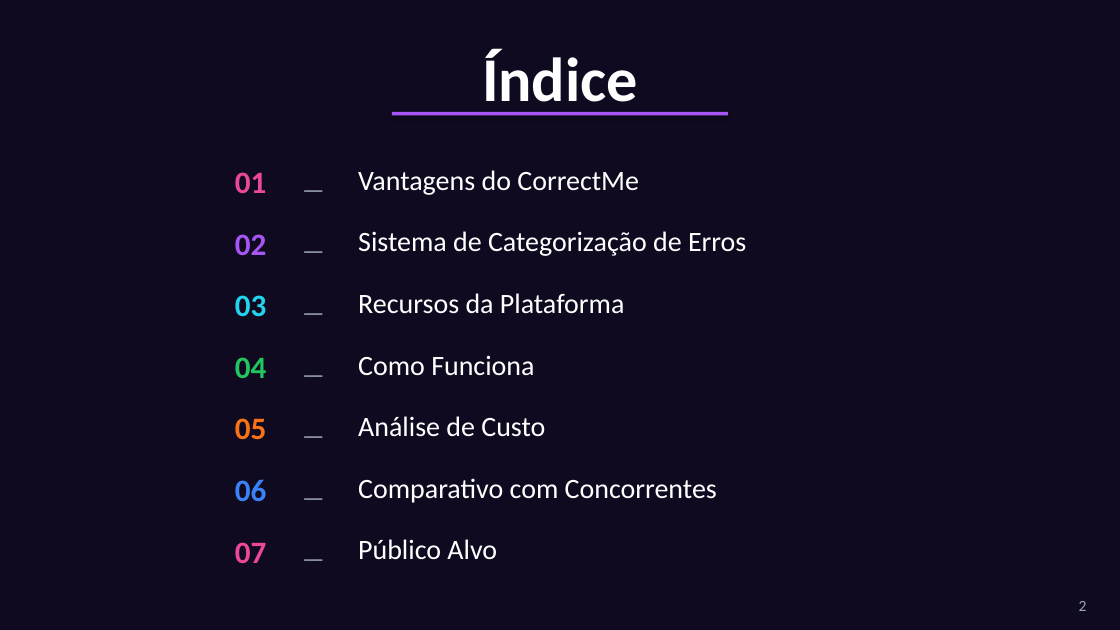
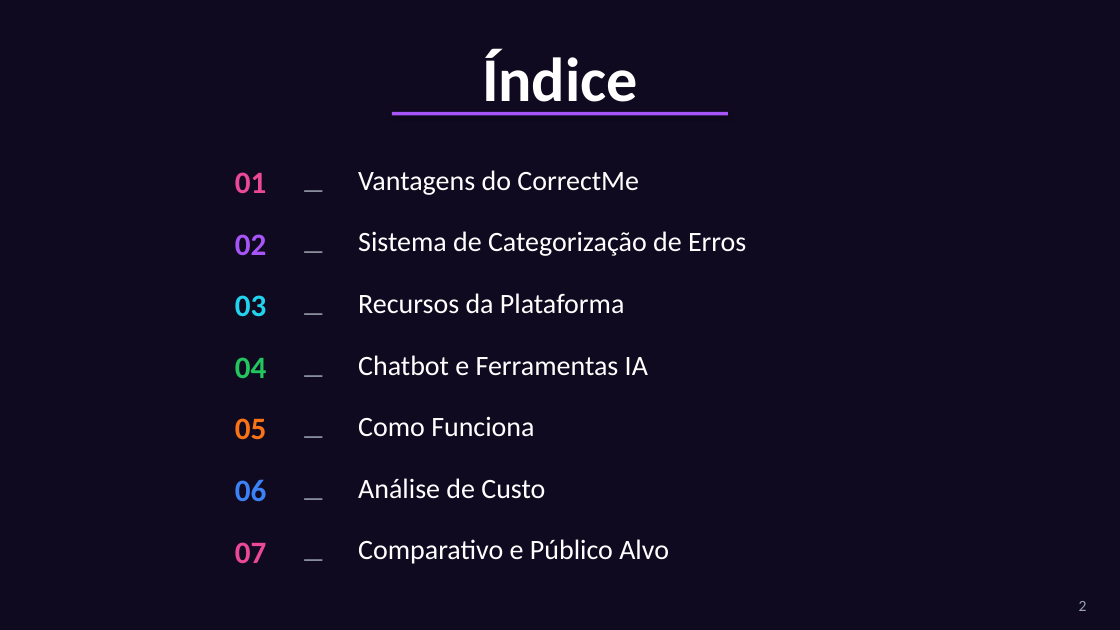
Before and after one commit to ImmoNeural/Correctmemycleverbot, a slide deck: slide 2 of CorrectMe_Apresentacao.pptx. Drawn at 1120x630 pixels with LibreOffice and Linux fonts; fonts in the diff are those of the drawing. Boxes give left, top, right and bottom in pixels: in the first picture for what was removed or moved away, otherwise in the second. Text is boxed around its words. In the diff, an @@ line names an element or a change of style, - is before the commit and + after.

```diff
--- a/CorrectMe_Apresentacao.pptx
+++ b/CorrectMe_Apresentacao.pptx
@@ text added at [358,355,648,376], 18 pt, text #FFFFFF @@
+Chatbot e Ferramentas IA
@@ text "Como Funciona": place and size @@
-text "Como Funciona" at [358,355,534,375]
+text "Como Funciona" at [358,416,534,436]
@@ text "Análise de Custo": place and size @@
-text "Análise de Custo" at [358,416,545,437]
+text "Análise de Custo" at [358,478,545,499]
@@ text removed at [358,478,717,503] @@
-Comparativo com Concorrentes
@@ text at [358,539,669,564]: text changed @@
-Público Alvo
+Comparativo e Público Alvo
```
Also in this commit, not shown: 6 other slides changed, 2 slides added, 2 other files.
